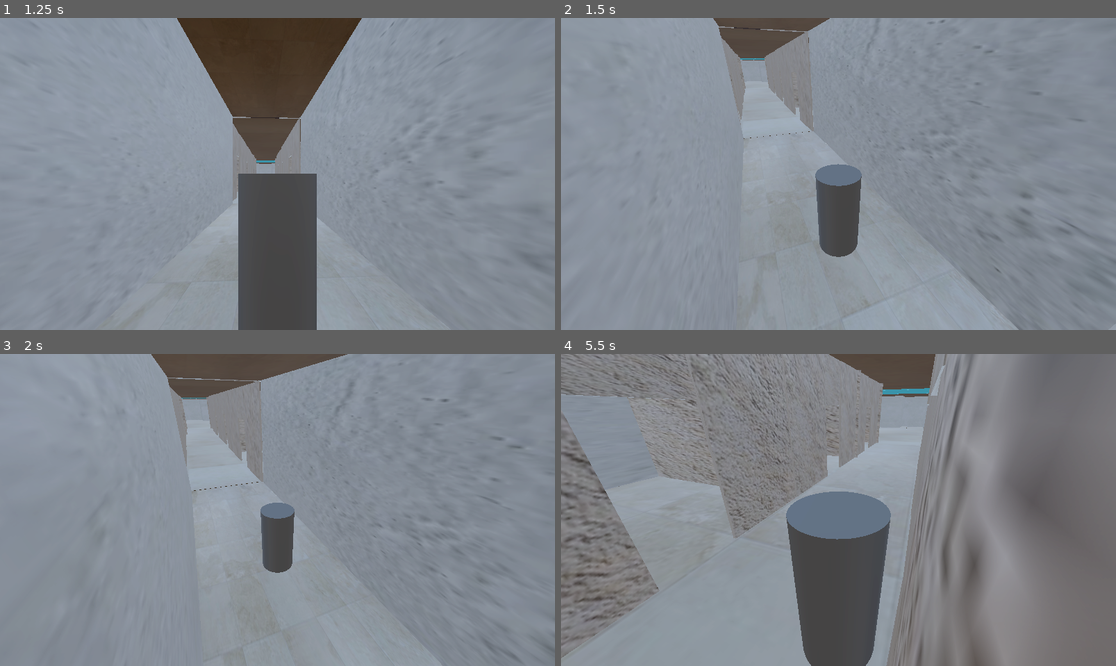
Above: before the commit, frames 1-4 (two rows, left to right).
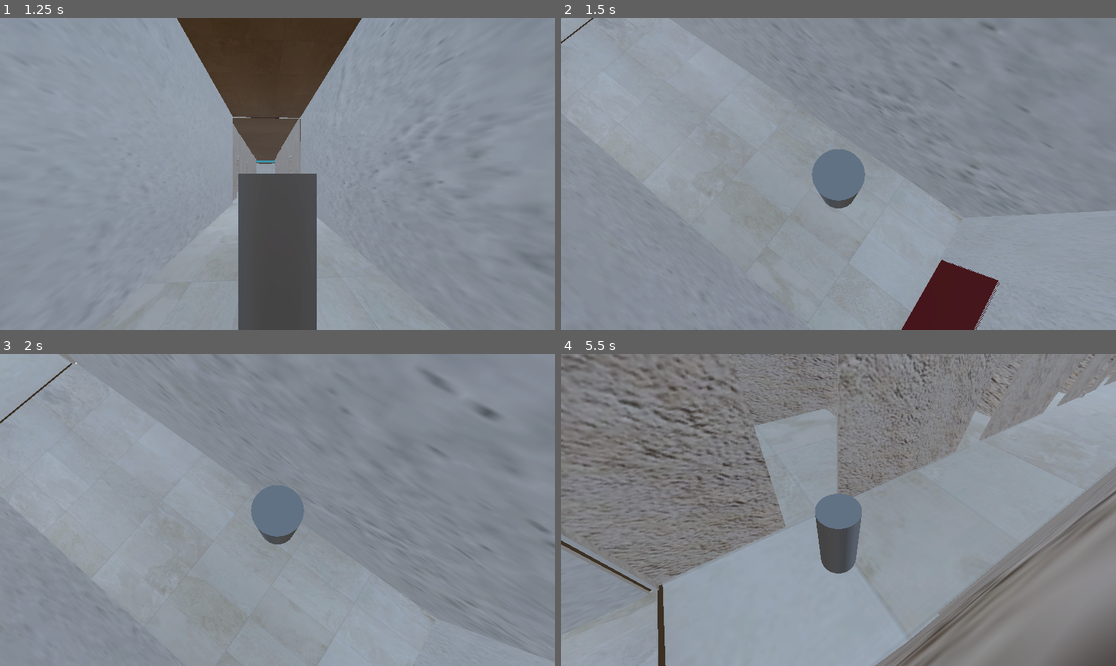
Above: after the commit, the same moments.

Repository: sporta3/Escape-the-mall
Game: Godot game, scene res://Scenes/Main.tscn
Two runs of this game, one before a commit and one after it. Both use one fixed random seed, a clock stepped at 60 frames per second and the inputs below.
Inputs (mouse positions are in pixels of both pictures, inside the frame that each line leads up to):
- Up to frame 1 (1.25 s): click "Start" at 0.5 s
- Up to frame 2 (1.5 s): tap Enter at 1.25 s; move the mouse to (866, 174) at 1.27 s; hold W (MoveForward) from 1.28 s (still down); hold Mouse wheel up (ZoomIn) from 1.28 s (still down)
- Up to frame 3 (2 s): keep holding W (MoveForward); keep holding Mouse wheel up (ZoomIn); tap Space (Jump) at 1.52 s; tap Mouse wheel down (ZoomOut) at 1.55 s
- Up to frame 4 (5.5 s): keep holding W (MoveForward); move the mouse to (810, 510) at 2.02 s; release Mouse wheel up (ZoomIn) at 2.03 s; tap Mouse wheel down (ZoomOut) at 2.1, 3.05 s; tap Space (Jump) at 2.27, 3.77, 4.52, 5.27 s; tap Mouse wheel up (ZoomIn) at 2.3, 3.6, 5.1 s; move the mouse to (849, 503) at 2.77 s; hold Shift (Sprint) 2.78-3.53 s; move the mouse to (832, 516) at 3.52 s; move the mouse to (877, 513) at 4.27 s; hold Mouse wheel down (ZoomOut) 4.28-5.03 s; move the mouse to (794, 506) at 5.02 s

Frame 1 is identical in both runs. In frame 2, 12% of the frame differs, in the area x 0-100%, y 0-100%; in frame 3, 7.7%; in frame 4, 47%.

Commit message:
fixed het tilten van de camera

Diff:
--- a/escape-the-mall/Scripts/spring_arm_3d.gd
+++ b/escape-the-mall/Scripts/spring_arm_3d.gd
@@ -1,31 +1,69 @@
 extends SpringArm3D
 
 @export var mouse_sensitivity: float = 0.005
-@export var maxZoom: float = 10.0
-@export var minZoom: float = 0.5
-@export_range(-90.0, 0.0, 0.1, "radians_as_degrees") var min_vertical_angle: float = -PI/2
-@export_range(0.0, 90.0, 0.1, "radians_as_degrees") var max_vertical_angle: float = PI/4
 
+@export var max_zoom: float = 10.0
+@export var min_zoom: float = 0.5
+
+@export_range(-90.0, 0.0, 0.1, "radians_as_degrees")
+var min_vertical_angle: float = -PI / 2
+
+@export_range(0.0, 90.0, 0.1, "radians_as_degrees")
+var max_vertical_angle: float = PI / 4
 
 func _ready() -> void:
 	Input.set_mouse_mode(Input.MOUSE_MODE_CAPTURED)
 
-
 func _unhandled_input(event: InputEvent) -> void:
 	if event is InputEventMouseMotion:
+		# Horizontal look (yaw)
 		rotation.y -= event.relative.x * mouse_sensitivity
 		rotation.y = wrapf(rotation.y, 0.0, TAU)
+
+		# Vertical look (pitch)
 		rotation.x -= event.relative.y * mouse_sensitivity
 		rotation.x = clamp(rotation.x, min_vertical_angle, max_vertical_angle)
 
+		#  Lock camera roll (no tilt)
+		rotation.z = 0.0
+
+	# Zoom in
 	if event.is_action_pressed("ZoomIn"):
-		if spring_length > minZoom:
-			spring_length -= 1
+		spring_length = max(spring_length - 1.0, min_zoom)
+
+	# Zoom out
 	if event.is_action_pressed("ZoomOut"):
-		if spring_length < maxZoom:
-			spring_length += 1
+		spring_length = min(spring_length + 1.0, max_zoom)
 
 
-func _process(delta: float) -> void:
-
-	pass
+		#extends SpringArm3D
+#
+#@export var mouse_sensitivity: float = 0.005
+#@export var maxZoom: float = 10.0
+#@export var minZoom: float = 0.5
+#@export_range(-90.0, 0.0, 0.1, "radians_as_degrees") var min_vertical_angle: float = -PI/2
+#@export_range(0.0, 90.0, 0.1, "radians_as_degrees") var max_vertical_angle: float = PI/4
+#
+#
+#func _ready() -> void:
+	#Input.set_mouse_mode(Input.MOUSE_MODE_CAPTURED)
+	#
+#
+#func _unhandled_input(event: InputEvent) -> void:
+	#if event is InputEventMouseMotion:
+		#rotation.y -= event.relative.x * mouse_sensitivity
+		#rotation.y = wrapf(rotation.y, 0.0, TAU)
+		#rotation.x -= event.relative.y * mouse_sensitivity
+		#rotation.x = clamp(rotation.x, min_vertical_angle, max_vertical_angle)
+#
+	#if event.is_action_pressed("ZoomIn"):
+		#if spring_length > minZoom:
+			#spring_length -= 1
+	#if event.is_action_pressed("ZoomOut"):
+		#if spring_length < maxZoom:
+			#spring_length += 1
+#
+#
+#func _process(delta: float) -> void:
+#
+	#pass
--- a/escape-the-mall/Scripts/test_player.gd
+++ b/escape-the-mall/Scripts/test_player.gd
@@ -1,9 +1,10 @@
 extends CharacterBody3D
 
-@onready var camera_mount: Node3D = $cameraMount
+@onready var spring_arm: SpringArm3D = $SpringArm3D
 
-# The values for walkin, sprinting, jumping height, gravity, fall multiplier and run aceleration (should be self explanitory)
-# We could export these values so we can edit them in the Main doesnt have to be neccecairy
+# --------------------
+# Movement values
+# --------------------
 const WALK_SPEED := 5.0
 const SPRINT_SPEED := 10.0
 const JUMP_VELOCITY := 8.0
@@ -11,47 +12,57 @@
 const FALL_MULTIPLIER := 1.8
 const ACCELERATION := 5.0
 
+# --------------------
 # Mouse sensitivity
+# --------------------
 var sens_horizontal := 0.5
 var sens_vertical := 0.5
 
 func _ready() -> void:
 	Input.mouse_mode = Input.MOUSE_MODE_CAPTURED
 
-#func _input(event: InputEvent) -> void:
-	#if event is InputEventMouseMotion:
-		#rotate_y(deg_to_rad(-event.relative.x * sens_horizontal))
-		#camera_mount.rotate_x(deg_to_rad(-event.relative.y * sens_vertical))
-		#camera_mount.rotation.x = clamp(
-			#camera_mount.rotation.x,
-			#deg_to_rad(-89),
-			#deg_to_rad(89)
-		#)
+func _input(event: InputEvent) -> void:
+	if event is InputEventMouseMotion:
+		# Rotate player horizontally
+		rotate_y(deg_to_rad(-event.relative.x * sens_horizontal))
+
+		# Rotate camera vertically (spring arm)
+		spring_arm.rotate_x(deg_to_rad(-event.relative.y * sens_vertical))
+		spring_arm.rotation.x = clamp(
+			spring_arm.rotation.x,
+			deg_to_rad(-60),
+			deg_to_rad(60)
+		)
 
 func _physics_process(delta: float) -> void:
-
+	# --------------------
 	# Gravity
+	# --------------------
 	if not is_on_floor():
 		if velocity.y > 0:
 			velocity.y -= GRAVITY * delta
 		else:
 			velocity.y -= GRAVITY * FALL_MULTIPLIER * delta
 
-
+	# --------------------
 	# Jump
+	# --------------------
 	if Input.is_action_just_pressed("Jump") and is_on_floor():
 		velocity.y = JUMP_VELOCITY
 
 	if Input.is_action_just_released("Jump") and velocity.y > 0:
 		velocity.y *= 0.5
 
+	# --------------------
 	# Sprint
+	# --------------------
 	var target_speed := WALK_SPEED
 	if Input.is_action_pressed("Sprint"):
 		target_speed = SPRINT_SPEED
 
-
-	# Movement
+	# --------------------
+	# Camera-relative movement
+	# --------------------
 	var input_dir := Input.get_vector(
 		"MoveLeft",
 		"MoveRight",
@@ -59,8 +70,19 @@
 		"MoveBackwards"
 	)
 
-	var direction := (transform.basis * Vector3(input_dir.x, 0, input_dir.y)).normalized()
-	#direction = direction.rotated(Vector3.UP, camera.global_rotation.y)
+	var cam_basis := spring_arm.global_transform.basis
+	var forward := cam_basis.z
+	var right := cam_basis.x
+
+	# Flatten movement to ground
+	forward.y = 0
+	right.y = 0
+
+	forward = forward.normalized()
+	right = right.normalized()
+
+	var direction := (right * input_dir.x + forward * input_dir.y).normalized()
+
 	if direction:
 		velocity.x = move_toward(velocity.x, direction.x * target_speed, ACCELERATION)
 		velocity.z = move_toward(velocity.z, direction.z * target_speed, ACCELERATION)
Not shown: 1 places in escape-the-mall/Scenes/TestPlayer.tscn that only renumber resources
